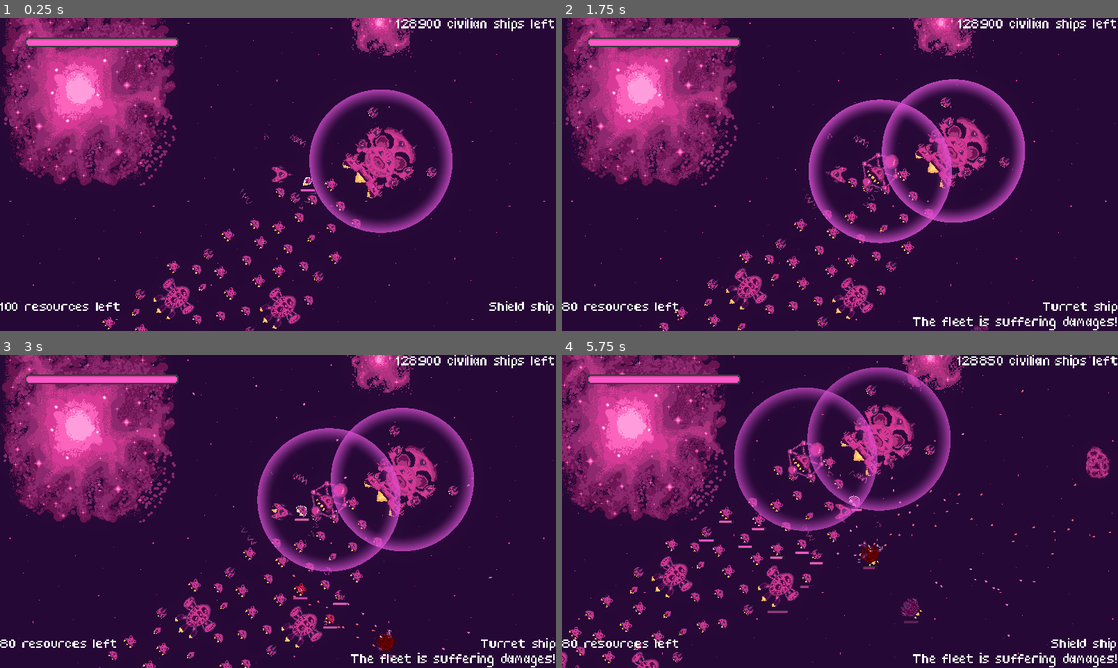
Above: before the commit, frames 1-4 (two rows, left to right).
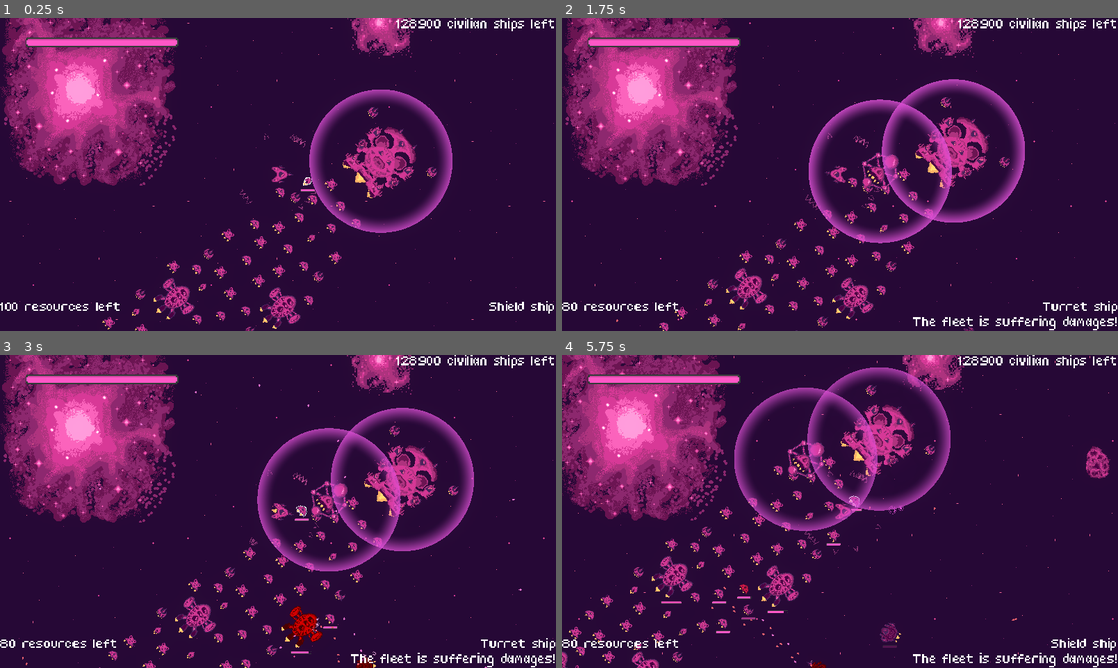
Above: after the commit, the same moments.

Repository: bear-minimum-studio/space-bear
Game: Godot game, scene res://Game.tscn
The game is run twice, just before and just after one commit, with the same random seed, the same clock (stepped at 60 frames per second) and the same inputs.
Inputs:
- Up to frame 1 (0.25 s): no input
- Up to frame 2 (1.75 s): tap Enter (upgrade) at 0.5 s; hold Right (turn_right) 0.53-1.28 s; hold X (cycle_selection) 0.53-1.28 s; hold Ctrl (brake) from 1.28 s (still down); tap Down (decelerate) at 1.35 s
- Up to frame 3 (3 s): release Ctrl (brake) at 2.03 s; hold Right (turn_right) 2.03-2.78 s; hold Space (fire) 2.03-2.78 s; hold Up (accelerate) from 2.78 s (still down); tap G (grappling_hook) at 2.85 s
- Up to frame 4 (5.75 s): release Up (accelerate) at 3.53 s; hold F (turret_fire) 3.53-4.28 s; hold Left (turn_left) 3.53-5.03 s; tap X (cycle_selection) at 4.35 s; hold Ctrl (brake) from 5.03 s (still down); tap Down (decelerate) at 5.1 s

The runs differ from the first frame. In frame 1, less than 0.1% of the frame differs, in the area x 43-57%, y 37-61%; in frame 2, 0.1%; in frame 3, 1.0%; in frame 4, 1.4%, in the area x 17-100%, y 0-100%.

Commit message:
feat: add specific behavior to vulture ennemies

Diff:
--- a/npc/enemies/Enemy.gd
+++ b/npc/enemies/Enemy.gd
@@ -1,6 +1,6 @@
 extends "res://npc/enemies/AbstractEnemy.gd"
 
-@export_range(0.0,1.0) var proximity_ratio = 0.7
+@export_range(0.0,2.0,0.05,"or_greater") var proximity_ratio = 0.7
 
 @onready var _turret_range = $Turrets/Turret.turret_range
 
--- a/npc/enemies/Enemy.tscn
+++ b/npc/enemies/Enemy.tscn
@@ -2,8 +2,40 @@
 
 [ext_resource type="PackedScene" uid="uid://cxxrm5lvp7lfs" path="res://npc/enemies/AbstractEnemy.tscn" id="1_vfgof"]
 [ext_resource type="Script" path="res://npc/enemies/Enemy.gd" id="2_56xao"]
-[ext_resource type="Script" path="res://npc/enemies/ProximityBehavior.gd" id="2_vut8c"]
 [ext_resource type="PackedScene" uid="uid://dgesufvtht7nu" path="res://npc/AutoTurret.tscn" id="3_1eig1"]
+
+[sub_resource type="GDScript" id="GDScript_sjt6r"]
+script/source = "extends \"res://npc/enemies/AbstractBehavior.gd\"
+
+var distance_to_target : float = 0.0:
+	set(new_distance_to_target):
+		if new_distance_to_target == null:
+			return
+		distance_to_target = new_distance_to_target
+		_update_target_position_offset()
+
+
+var _target_position_offset: Vector2 = distance_to_target * Vector2.DOWN:
+	set(new_target_position_offset):
+		if new_target_position_offset == null:
+			return
+		_target_position_offset = new_target_position_offset
+		_update_target_position()
+
+func _update_target():
+	super._update_target()
+	_update_target_position_offset()
+
+func _update_target_position_offset():
+	_target_position_offset = distance_to_target * Vector2.DOWN
+
+func _update_target_position():
+	if _target == null:
+		_target_position = _parent.global_position
+		return
+
+	_target_position = _target.global_position + _target_position_offset
+"
 
 [node name="Enemy" instance=ExtResource("1_vfgof")]
 script = ExtResource("2_56xao")
@@ -17,4 +49,4 @@
 position = Vector2(2.08165e-12, -25)
 
 [node name="Behavior" parent="." index="8"]
-script = ExtResource("2_vut8c")
+script = SubResource("GDScript_sjt6r")
--- a/npc/enemies/ProximityBehavior.gd
+++ b/npc/enemies/ProximityBehavior.gd
@@ -1,6 +1,11 @@
 extends "res://npc/enemies/AbstractBehavior.gd"
 
-var distance_to_target : float = 0.0
+var distance_to_target : float = 0.0:
+	set(new_distance_to_target):
+		if new_distance_to_target == null:
+			return
+		distance_to_target = new_distance_to_target
+		_update_target_position_offset()
 
 var _target_position_offset: Vector2 = Vector2.ZERO:
 	set(new_target_position_offset):
--- /dev/null
+++ b/npc/enemies/VultureBehavior.gd
@@ -0,0 +1,4 @@
+extends "res://npc/enemies/ProximityBehavior.gd"
+
+func _update_target_position_offset():
+	_target_position_offset = distance_to_target * Vector2.DOWN
--- /dev/null
+++ b/npc/enemies/VultureEnemy.gd
@@ -0,0 +1 @@
+extends "res://npc/enemies/Enemy.gd"
--- a/npc/enemies/VultureEnemy.tscn
+++ b/npc/enemies/VultureEnemy.tscn
@@ -1,12 +1,16 @@
-[gd_scene load_steps=4 format=3 uid="uid://7r4r7r8h4aep"]
+[gd_scene load_steps=5 format=3 uid="uid://7r4r7r8h4aep"]
 
 [ext_resource type="PackedScene" uid="uid://cxxrm5lvp7lfs" path="res://npc/enemies/AbstractEnemy.tscn" id="1_i1wmw"]
 [ext_resource type="PackedScene" uid="uid://dgesufvtht7nu" path="res://npc/AutoTurret.tscn" id="2_4vvl4"]
-[ext_resource type="Script" path="res://npc/enemies/ProximityBehavior.gd" id="3_52e06"]
+[ext_resource type="Script" path="res://npc/enemies/VultureEnemy.gd" id="2_tyx4m"]
+[ext_resource type="Script" path="res://npc/enemies/VultureBehavior.gd" id="3_kw2eq"]
 
 [node name="Enemy" instance=ExtResource("1_i1wmw")]
-speed = 300.0
+script = ExtResource("2_tyx4m")
+proximity_ratio = 1.35
+speed = 350.0
 acceleration = 100.0
+brake = 0.5
 
 [node name="Turret" parent="Turrets" index="0" instance=ExtResource("2_4vvl4")]
 position = Vector2(10, -15)
@@ -20,4 +24,4 @@
 rotation_range = 0.392699
 
 [node name="Behavior" parent="." index="8"]
-script = ExtResource("3_52e06")
+script = ExtResource("3_kw2eq")
